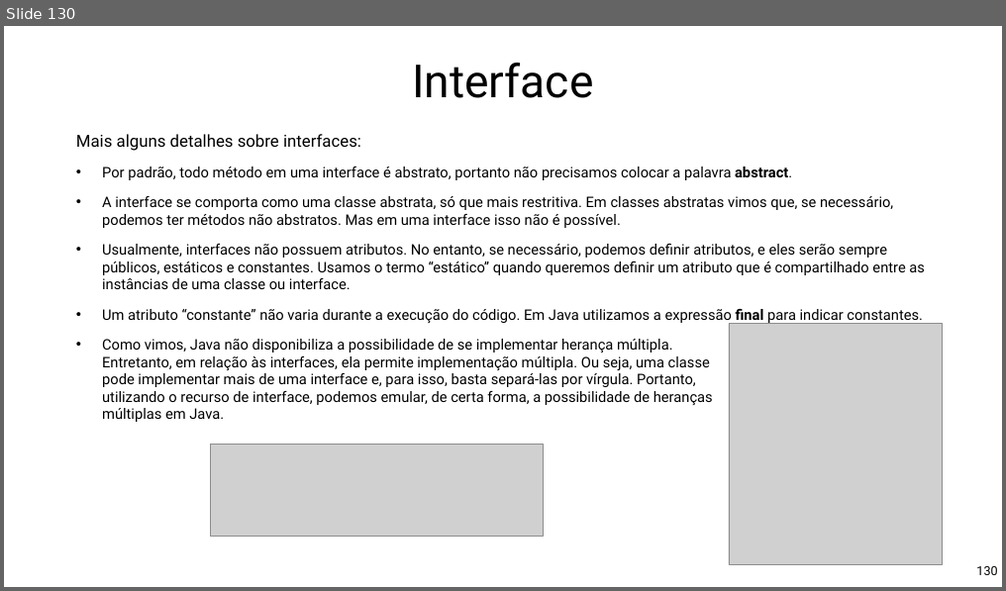
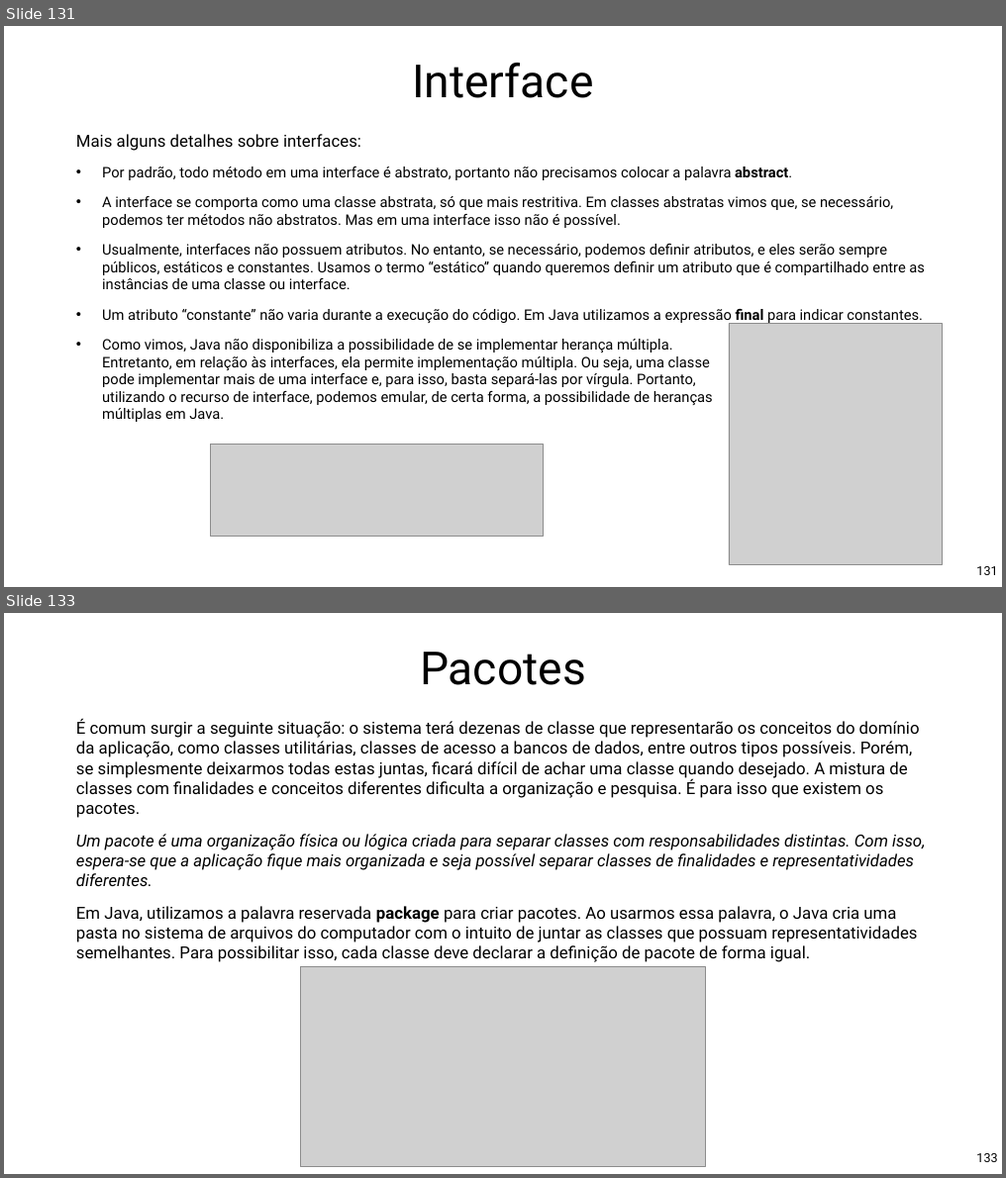
Before and after one commit to Pedrorocha13/2021.1-progoo, a slide deck: materiais/slides.pptx. Shown one above the other, each under a label of ours: slide 130 before the commit, slides 131 and 133 after it; the slides between them are not shown. The pictures are 1006x591 and 1006x1178 pixels, drawn with LibreOffice and Linux fonts; fonts in the diff are those of the drawing; grey boxes stand for pictures; background and template pictures are left out. Boxes give left, top, right and bottom in pixels: in the first picture for what was removed or moved away, otherwise in the second. Text is boxed around its words. In the diff, an @@ line names an element or a change of style, - is before the commit and + after.

```diff
--- a/materiais/slides.pptx
+++ b/materiais/slides.pptx
@@ slide 133 added at box(4, 613, 1002, 1174), background picture (left out) @@
@@ title added at box(420, 652, 586, 685), 88 pt, text #000000 @@
+Pacotes
@@ text added at box(76, 719, 925, 962), 32 pt, text #000000 @@
+É comum surgir a seguinte situação: o sistema terá dezenas de classe que representarão os conceitos do domínio da aplicação, como classes utilitárias, classes de acesso a bancos de dados, entre outros tipos possíveis. Porém, se simplesmente deixarmos todas estas juntas, ficará difícil de achar uma classe quando desejado. A mistura de classes com finalidades e conceitos diferentes dificulta a organização e pesquisa. É para isso que existem os pacotes.
+Um pacote é uma organização física ou lógica criada para separar classes com responsabilidades distintas. Com isso, espera-se que a aplicação fique mais organizada e seja possível separar classes de finalidades e representatividades diferentes.
+Em Java, utilizamos a palavra reservada package para criar pacotes. Ao usarmos essa palavra, o Java cria uma pasta no sistema de arquivos do computador com o intuito de juntar as classes que possuam representatividades semelhantes. Para possibilitar isso, cada classe deve declarar a definição de pacote de forma igual.
@@ picture added at box(300, 966, 705, 1166) @@
@@ page number added at box(976, 1154, 997, 1162), 24 pt, text #000000 @@
+133
@@ what was slide 130 is now slide 131 @@
@@ page number at box(976, 567, 997, 575): text changed @@
-130
+131
```
Also in this commit, not shown: 17 other slides added, 51 other files.
